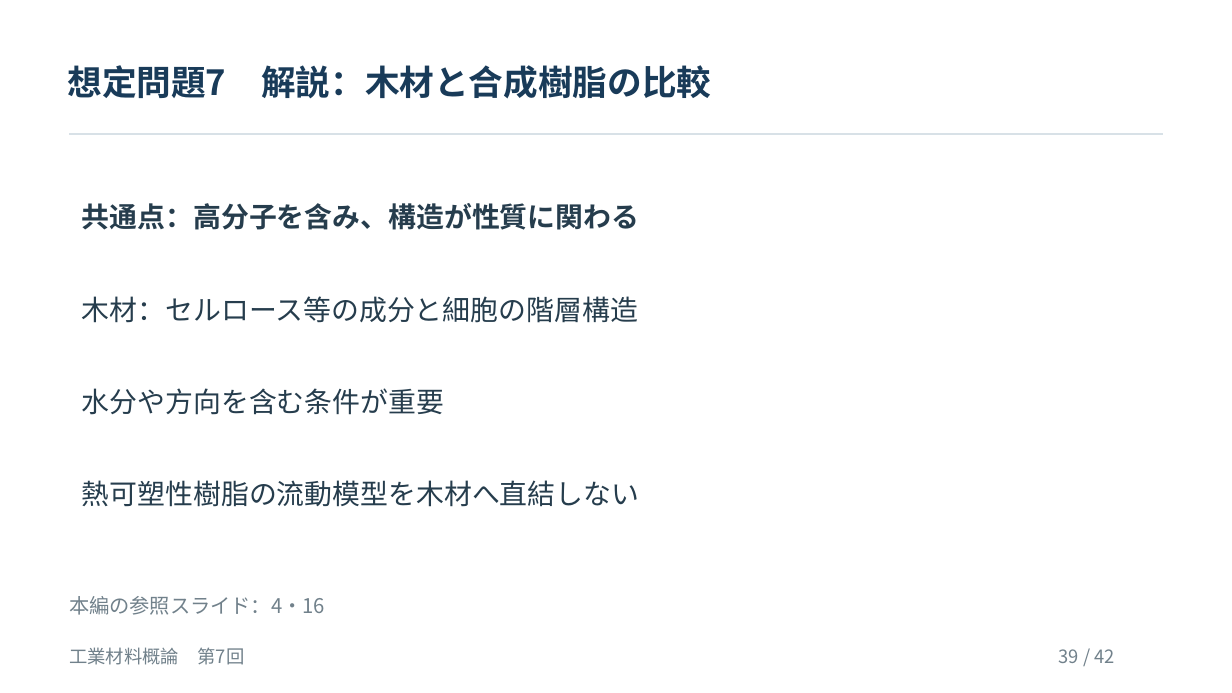
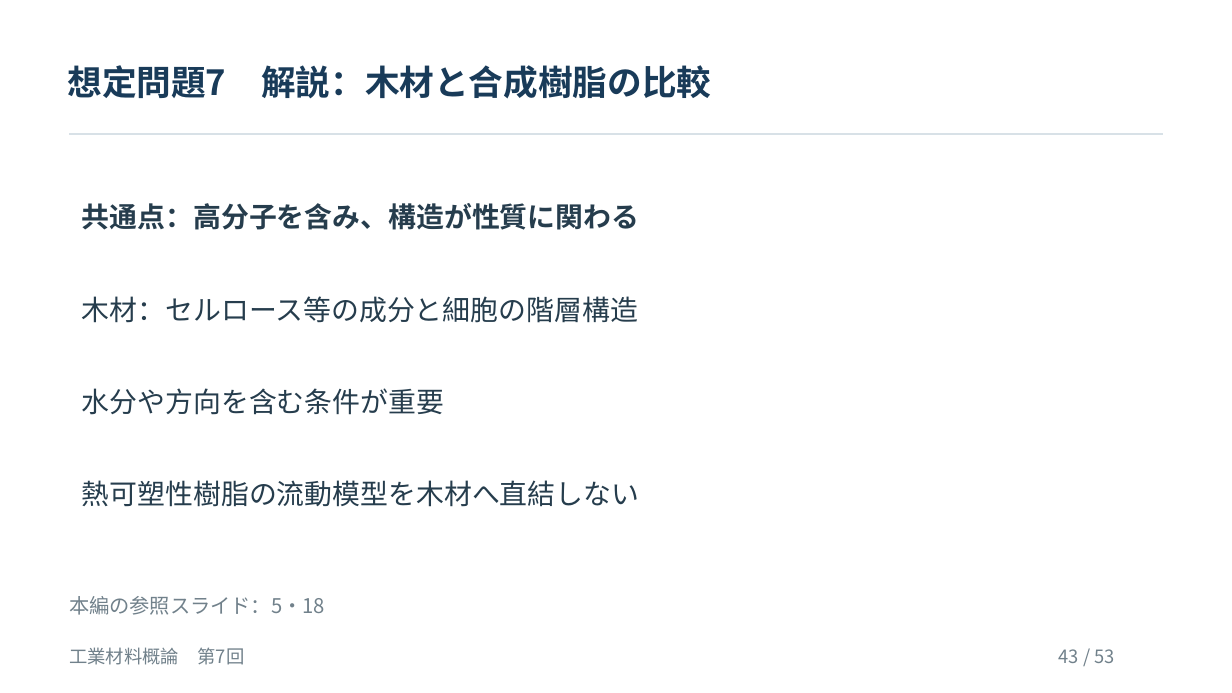
Before and after one commit to zooc-14calbp/industrial-materials-course, a slide deck: slide 43 of 学生用/第07回/07_授業スライド.pptx (slide 39 before the commit). Drawn at 1232x693 pixels with LibreOffice and Linux fonts; fonts in the diff are those of the drawing. Boxes give left, top, right and bottom in pixels: in the first picture for what was removed or moved away, otherwise in the second. Text is boxed around its words. In the diff, an @@ line names an element or a change of style, - is before the commit and + after.

```diff
--- a/学生用/第07回/07_授業スライド.pptx
+++ b/学生用/第07回/07_授業スライド.pptx
@@ text at [69, 596, 325, 615]: text changed @@
-本編の参照スライド：4・16
+本編の参照スライド：5・18
@@ text at [1059, 649, 1114, 663]: text changed @@
-39 / 42
+43 / 53
```
Also in this commit, not shown: 47 other slides changed, 5 slides added, 9 other files.
